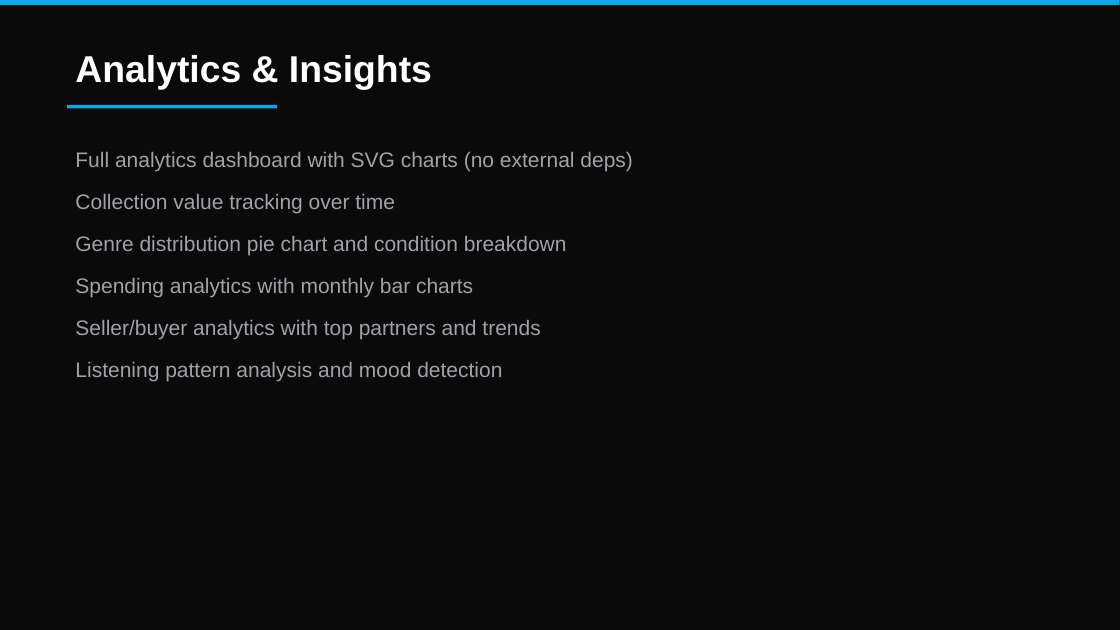
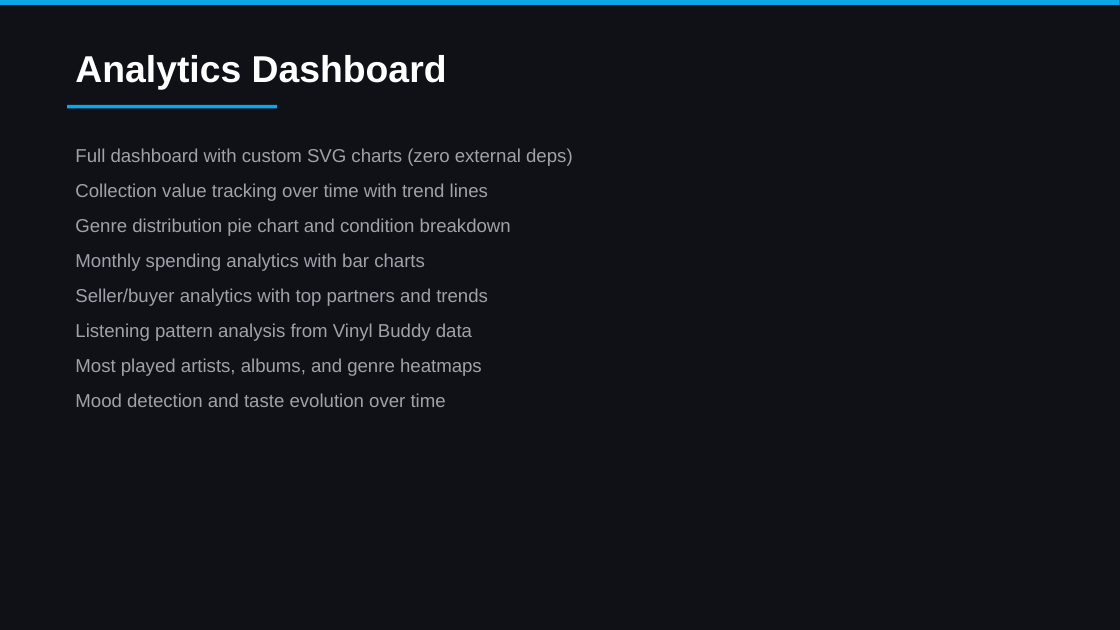
Before and after one commit to colelevy08/groovestack, a slide deck: slide 10 of GrooveStack_Overview.pptx (slide 11 before the commit). Drawn at 1120x630 pixels with LibreOffice and Linux fonts; fonts in the diff are those of the drawing. Boxes give left, top, right and bottom in pixels: in the first picture for what was removed or moved away, otherwise in the second. Text is boxed around its words. In the diff, an @@ line names an element or a change of style, - is before the commit and + after.

```diff
--- a/GrooveStack_Overview.pptx
+++ b/GrooveStack_Overview.pptx
@@ background #0A0A0A to #0F1117 @@
@@ text at (75,55,447,89): text changed @@
-Analytics & Insights
+Analytics Dashboard
@@ text at (75,148,573,201): text changed; size 18 to 16 pt @@
-Full analytics dashboard with SVG charts (no external deps)
-Collection value tracking over time
+Full dashboard with custom SVG charts (zero external deps)
+Collection value tracking over time with trend lines
@@ text at (75,218,511,306): size 18 to 16 pt in "Genre distribution pie chart and condition breakdown", "Seller/buyer analytics with top partners and trends"; line spacing 1.3 to 1.25; less space between paragraphs @@
@@ text at (75,253,425,271): text changed; size 18 to 16 pt @@
-Spending analytics with monthly bar charts
+Monthly spending analytics with bar charts
@@ text at (75,323,482,407): text changed; size 18 to 16 pt @@
-Listening pattern analysis and mood detection
+Listening pattern analysis from Vinyl Buddy data
+Most played artists, albums, and genre heatmaps
+Mood detection and taste evolution over time
```
Also in this commit, not shown: 11 other slides changed, 17 slides added, 7 slides removed, 6 other files.
